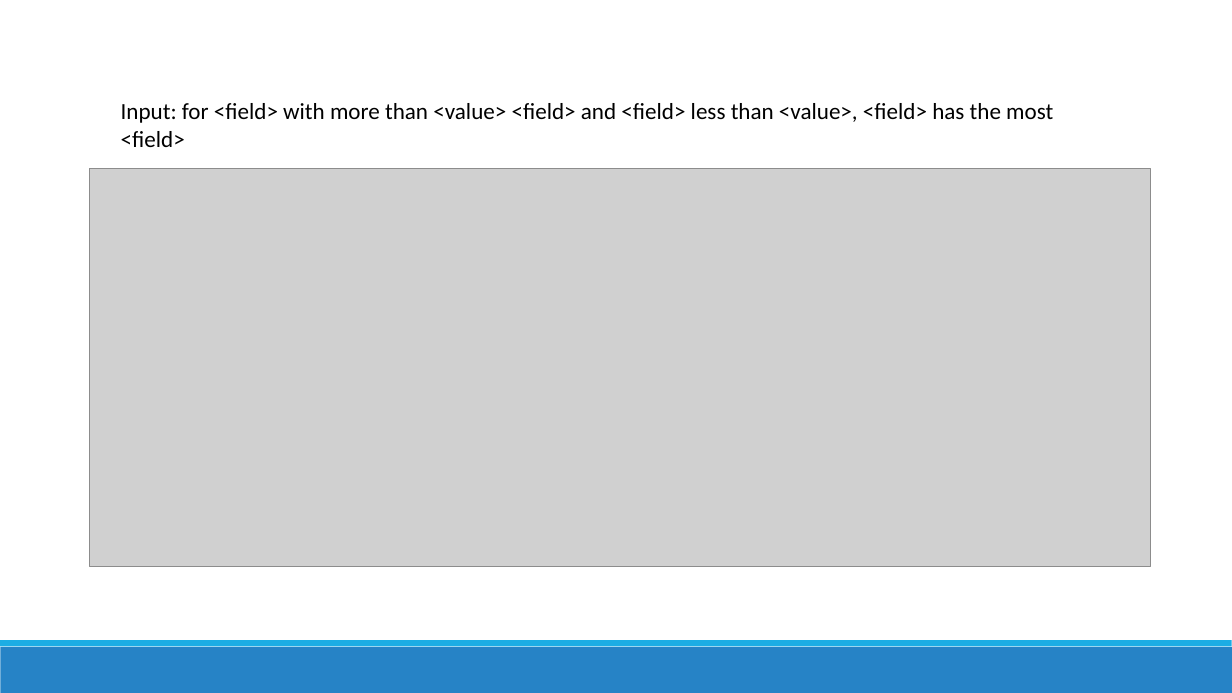
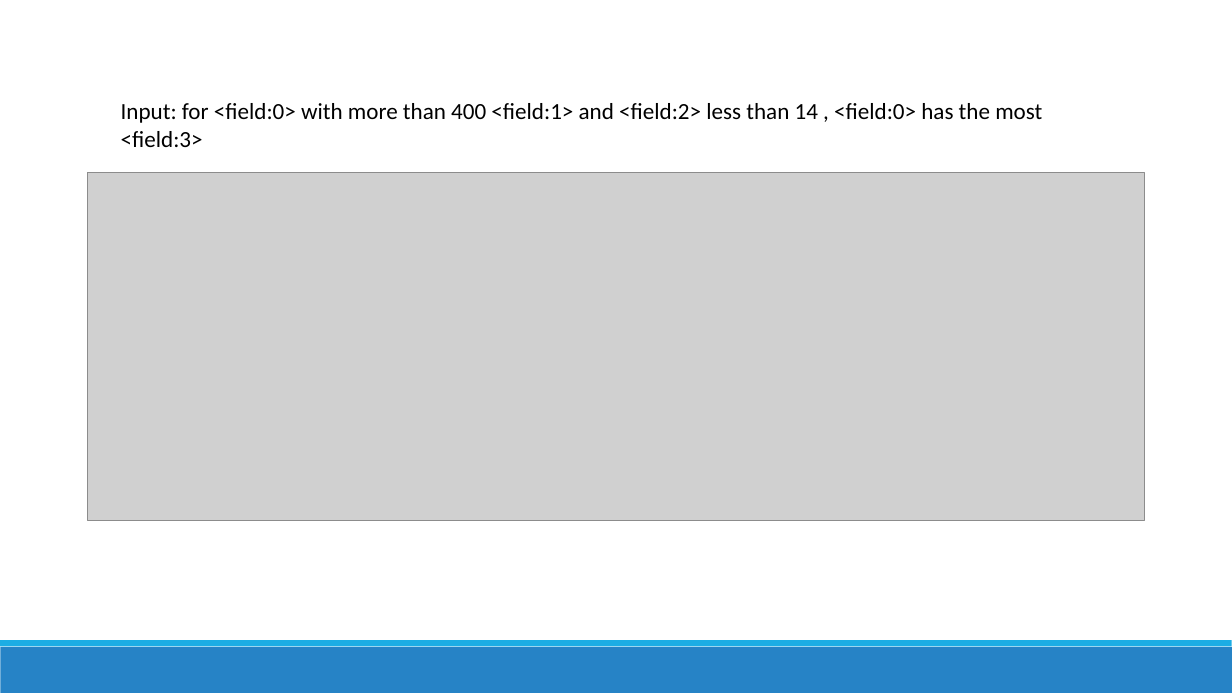
Before and after one commit to richardxiong/dnnQuery, a slide deck: slide 10 of dnnQuery2.pptx. Drawn at 1232x693 pixels with LibreOffice and Linux fonts; fonts in the diff are those of the drawing; grey boxes stand for pictures. Boxes give left, top, right and bottom in pixels: in the first picture for what was removed or moved away, otherwise in the second. Text is boxed around its words. In the diff, an @@ line names an element or a change of style, - is before the commit and + after.

```diff
--- a/dnnQuery2.pptx
+++ b/dnnQuery2.pptx
@@ text at bbox=[121, 103, 1042, 147]: text changed @@
-Input: for <field> with more than <value> <field> and <field> less than <value>, <field> has the most <field>
+Input: for <field:0> with more than 400 <field:1> and <field:2> less than 14 , <field:0> has the most <field:3>
@@ picture: place and size @@
-picture at bbox=[90, 169, 1152, 567]
+picture at bbox=[88, 173, 1144, 520]
```
Also in this commit, not shown: 32 other files.
